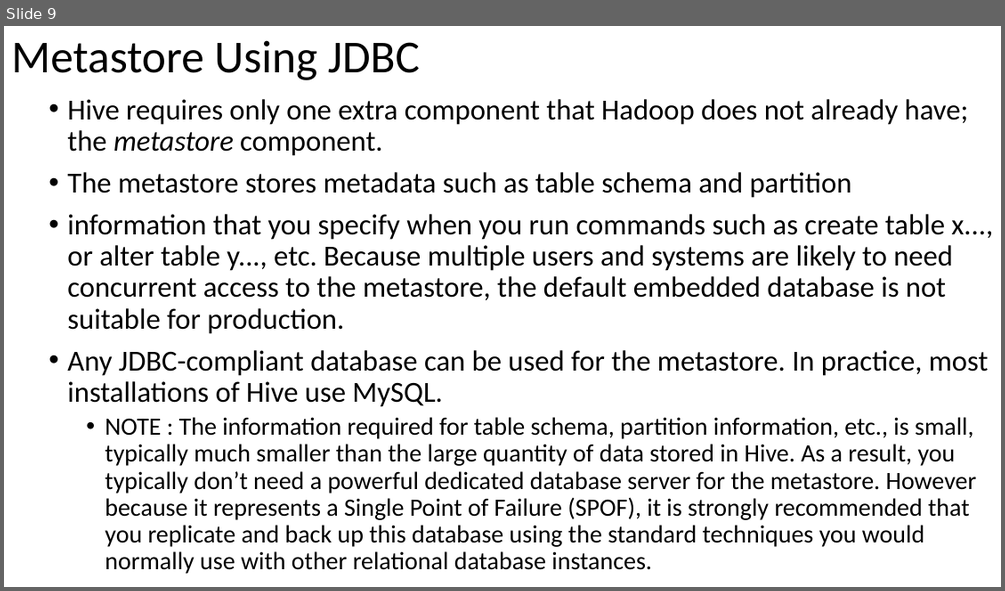
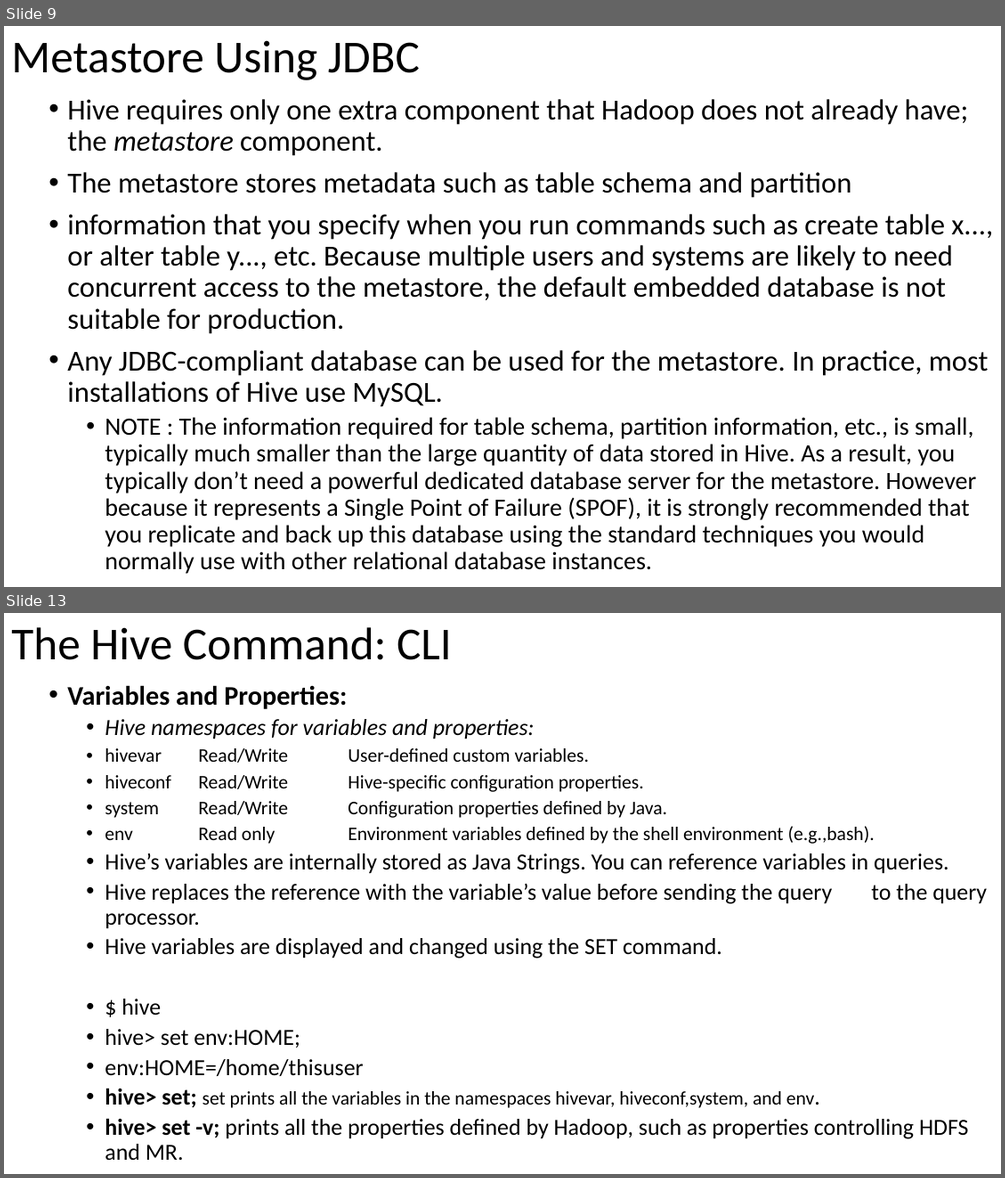
Before and after one commit to email2dorababu/SCALA_Reading, a slide deck: Hive_Def_Guide_mar_2016/Hive_programming_Hive_part1.pptx. Shown one above the other, each under a label of ours: slide 9 before the commit, slides 9 and 13 after it; the slides between them are not shown. The pictures are 1005x591 and 1005x1178 pixels, drawn with LibreOffice and Linux fonts; fonts in the diff are those of the drawing. Boxes give left, top, right and bottom in pixels: in the first picture for what was removed or moved away, otherwise in the second. Text is boxed around its words. In the diff, an @@ line names an element or a change of style, - is before the commit and + after.

```diff
--- a/Hive_Def_Guide_mar_2016/Hive_programming_Hive_part1.pptx
+++ b/Hive_Def_Guide_mar_2016/Hive_programming_Hive_part1.pptx
@@ slide 13 added at [4, 613, 1001, 1174], background #FFFFFF @@
@@ title added at [11, 627, 452, 660], 44 pt, text #000000 @@
+The Hive Command: CLI
@@ text added at [67, 685, 987, 1159], 22.2 pt, text #000000 @@
+• Variables and Properties:
+  • Hive namespaces for variables and properties:
+  • hivevar Read/Write User-defined custom variables.
+  • hiveconf Read/Write Hive-specific configuration properties.
+  • system Read/Write Configuration properties defined by Java.
+  • env Read only Environment variables defined by the shell environment (e.g.,bash).
+  • Hive’s variables are internally stored as Java Strings. You can reference variables in queries.
+  • Hive replaces the reference with the variable’s value before sending the query to the query processor.
+  • Hive variables are displayed and changed using the SET command.
+  • $ hive
+  • hive> set env:HOME;
+  • env:HOME=/home/thisuser
+  • hive> set; set prints all the variables in the namespaces hivevar, hiveconf,system, and env.
+  • hive> set -v; prints all the properties defined by Hadoop, such as properties controlling HDFS and MR.
```
Also in this commit, not shown: 1 slide changed, 6 other slides added, 1 other file.
